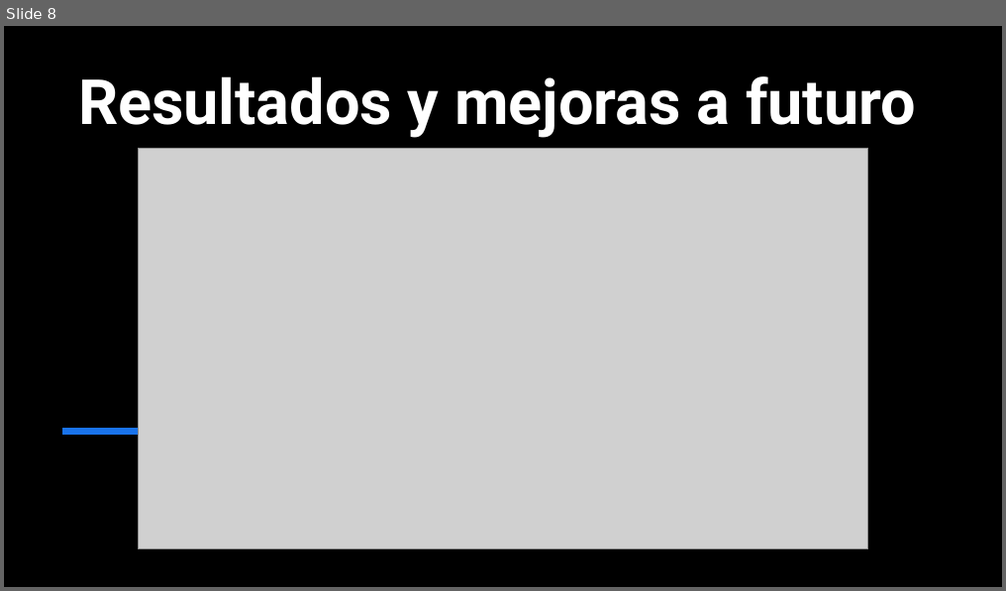
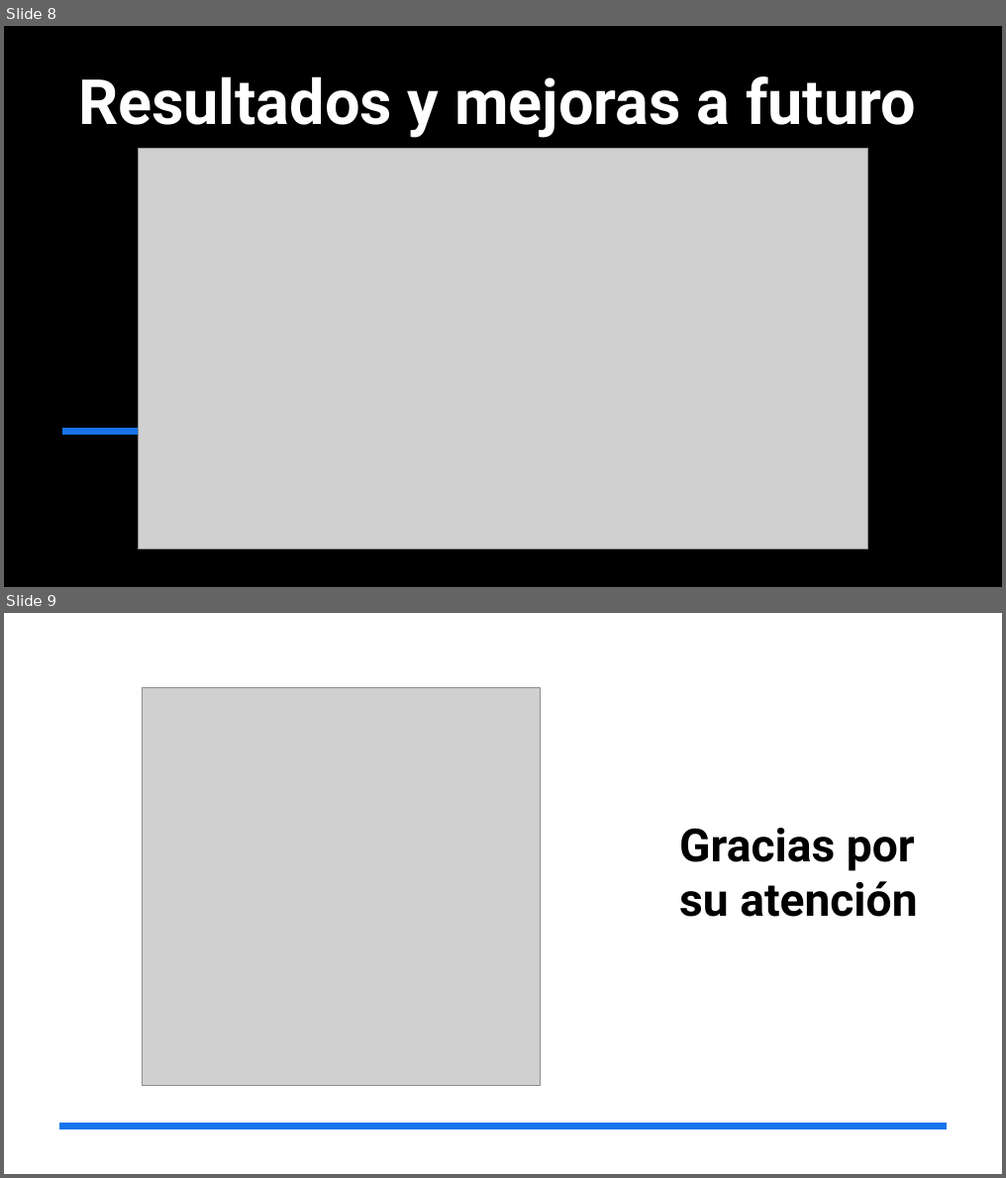
Before and after one commit to Alonso-Montalvo/Redes-y-sensores, a slide deck: PRESENTACION BME280 Y LTR390.pptx. Shown one above the other, each under a label of ours: slide 8 before the commit, slides 8 and 9 after it. The pictures are 1006x591 and 1006x1178 pixels, drawn with LibreOffice and Linux fonts; fonts in the diff are those of the drawing; grey boxes stand for pictures; background and template pictures are left out. Boxes give left, top, right and bottom in pixels: in the first picture for what was removed or moved away, otherwise in the second. Text is boxed around its words. In the diff, an @@ line names an element or a change of style, - is before the commit and + after.

Commit message:
Presentacion final

```diff
--- a/PRESENTACION BME280 Y LTR390.pptx
+++ b/PRESENTACION BME280 Y LTR390.pptx
@@ slide 9 added at (4, 613, 1002, 1174), background #FFFFFF @@
@@ picture added at (142, 688, 540, 1086) @@
@@ title added at (679, 828, 917, 917), 44 pt, text #000000, bold @@
+Gracias por su atención
@@ line added from (59, 1127) to (947, 1127), #1973EB 6 pt @@
```
